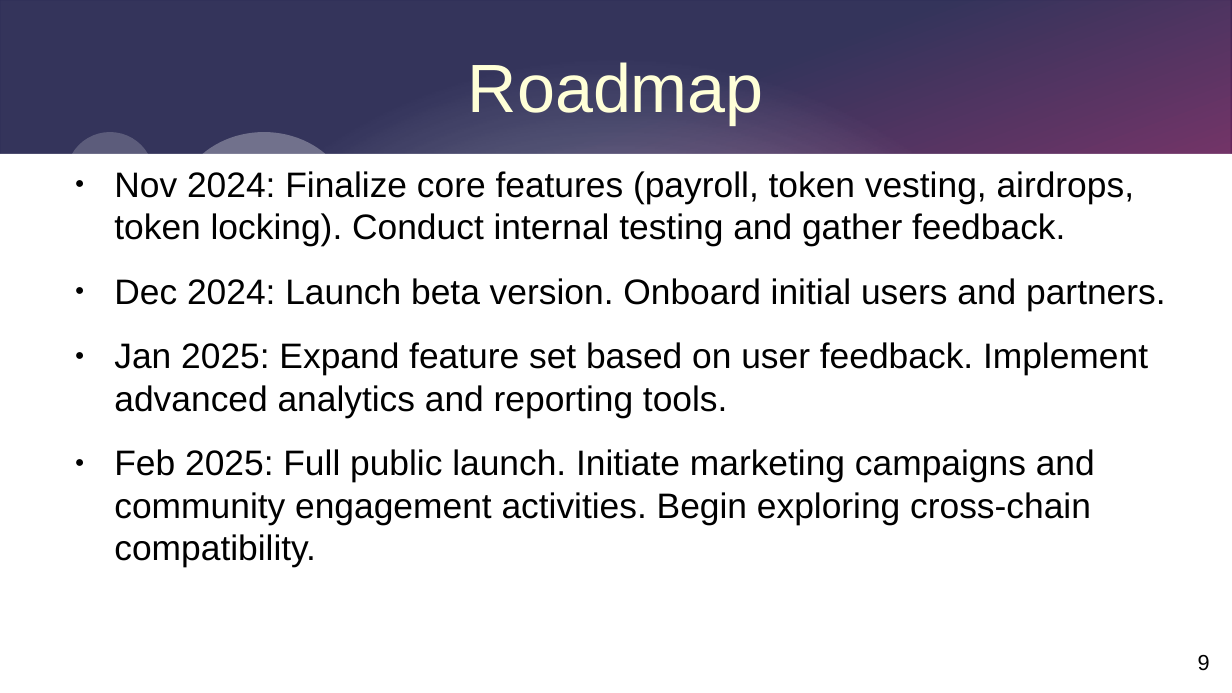
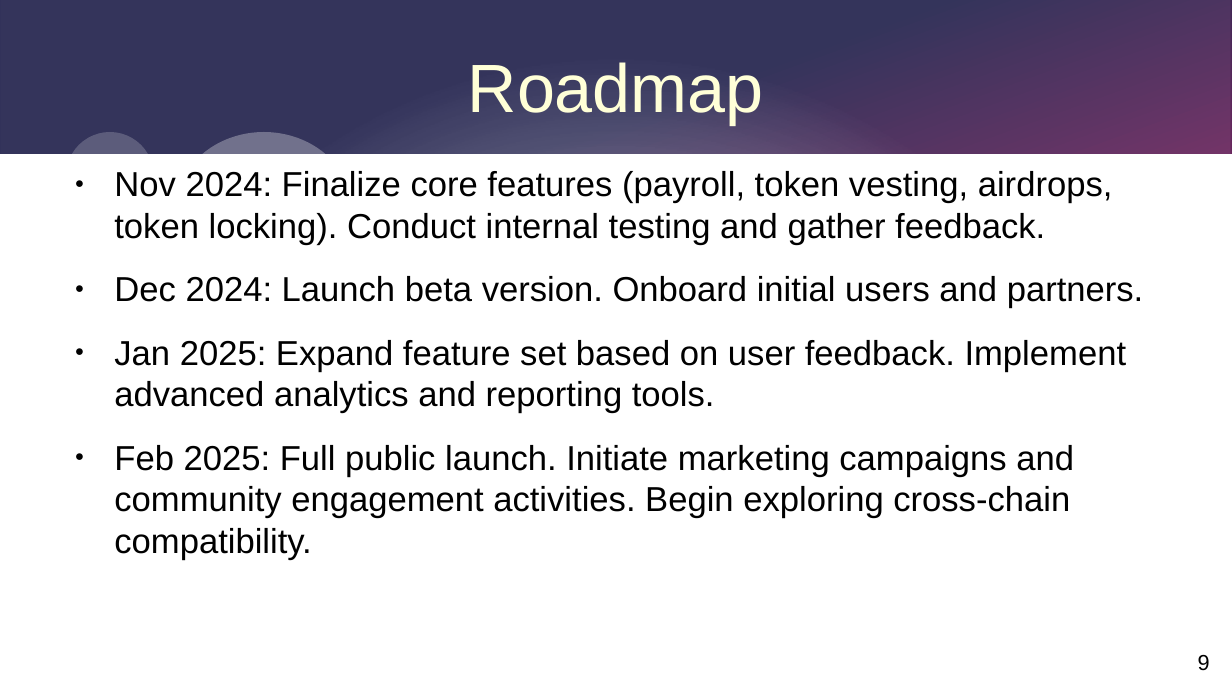
Before and after one commit to ketan27j/crypto-payroll, a slide deck: slide 9 of docs/cryptoFinanceZone.pptx. Drawn at 1232x693 pixels with LibreOffice and Linux fonts; fonts in the diff are those of the drawing. Boxes give left, top, right and bottom in pixels: in the first picture for what was removed or moved away, otherwise in the second. Text is boxed around its words. In the diff, an @@ line names an element or a change of style, - is before the commit and + after.

Commit message:
add ppt

```diff
--- a/docs/cryptoFinanceZone.pptx
+++ b/docs/cryptoFinanceZone.pptx
@@ text "Nov 2024: Finalize core features ..." at bbox=[114, 171, 1144, 560]: size 22.8 to 22.3 pt @@
```
